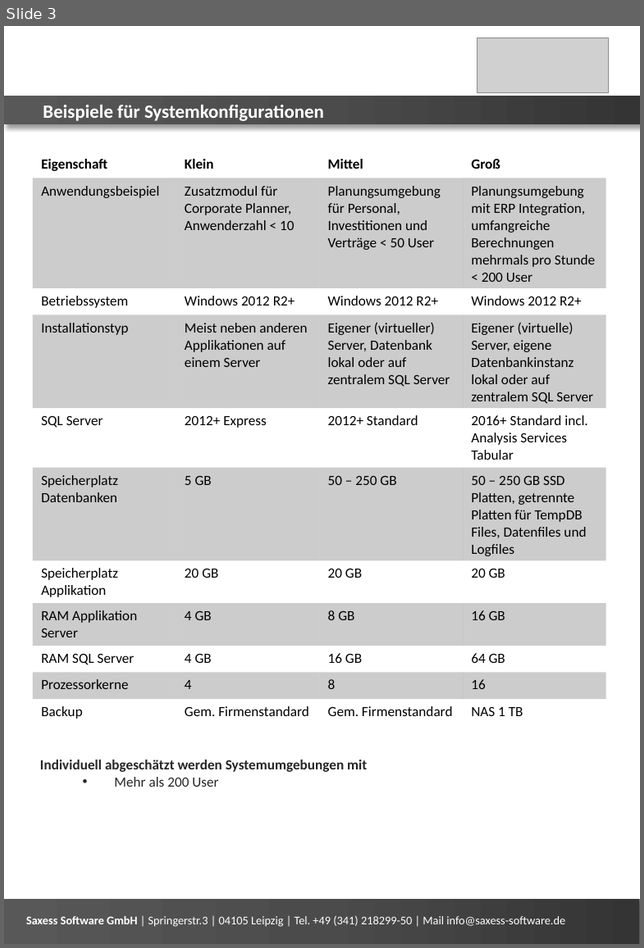
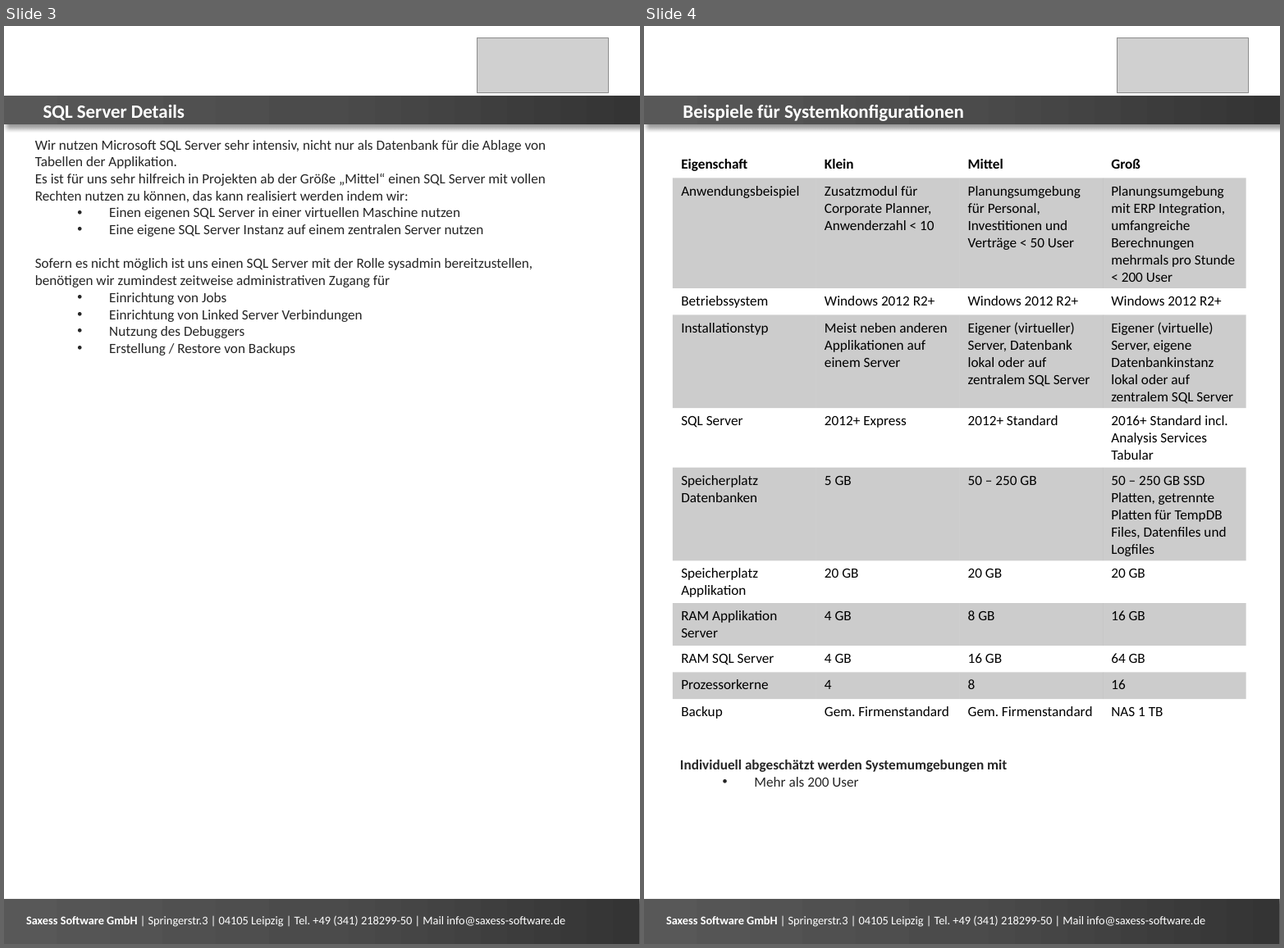
Before and after one commit to saxess-software/DataFactory-Knowledge-Center, a slide deck: 3a. DataFactory - Installation and Update/DataFactoy Systemvoraussetzungen.pptx. Shown side by side, each under a label of ours: slide 3 before the commit, slides 3 and 4 after it. The pictures are 644x948 and 1284x948 pixels, drawn with LibreOffice and Linux fonts; fonts in the diff are those of the drawing; grey boxes stand for pictures. Boxes give left, top, right and bottom in pixels: in the first picture for what was removed or moved away, otherwise in the second. Text is boxed around its words. In the diff, an @@ line names an element or a change of style, - is before the commit and + after.

```diff
--- a/3a. DataFactory - Installation and Update/DataFactoy Systemvoraussetzungen.pptx
+++ b/3a. DataFactory - Installation and Update/DataFactoy Systemvoraussetzungen.pptx
@@ slide 3 added at box(4, 26, 640, 944), background #FFFFFF @@
@@ picture added at box(477, 37, 608, 92) @@
@@ rectangle added at box(4, 97, 640, 125), fill gradient #353535 to #4B4B4B to #595959 @@
@@ text added at box(43, 105, 184, 120), 16 pt, text #FFFFFF, bold @@
+SQL Server Details
@@ text added at box(35, 140, 546, 356), 12 pt, text #262626 @@
+Wir nutzen Microsoft SQL Server sehr intensiv, nicht nur als Datenbank für die Ablage von Tabellen der Applikation.
+Es ist für uns sehr hilfreich in Projekten ab der Größe „Mittel“ einen SQL Server mit vollen Rechten nutzen zu können, das kann realisiert werden indem wir:
+  • Einen eigenen SQL Server in einer virtuellen Maschine nutzen
+  • Eine eigene SQL Server Instanz auf einem zentralen Server nutzen
+Sofern es nicht möglich ist uns einen SQL Server mit der Rolle sysadmin bereitzustellen, benötigen wir zumindest zeitweise administrativen Zugang für
+  • Einrichtung von Jobs
+  • Einrichtung von Linked Server Verbindungen
+  • Nutzung des Debuggers
+  • Erstellung / Restore von Backups
@@ rectangle added at box(4, 898, 640, 944), fill gradient #353535 to #4B4B4B to #595959 @@
@@ text added at box(26, 916, 565, 927), 10 pt, text #FFFFFF @@
+Saxess Software GmbH | Springerstr.3 | 04105 Leipzig | Tel. +49 (341) 218299-50 | Mail info@saxess-software.de
@@ what was slide 3 is now slide 4 @@
```
Also in this commit, not shown: 2 slides changed, 3 other files.
